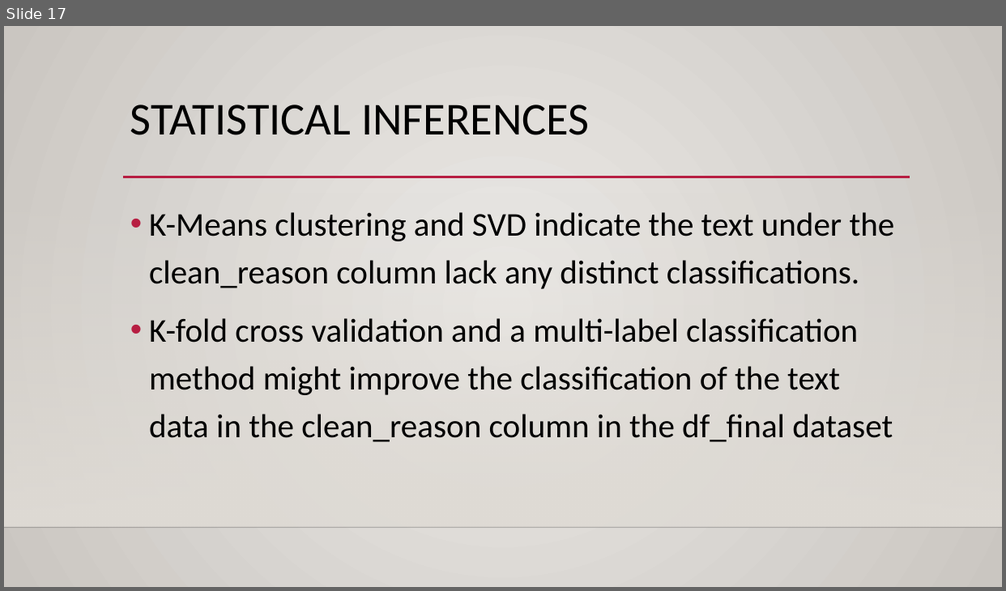
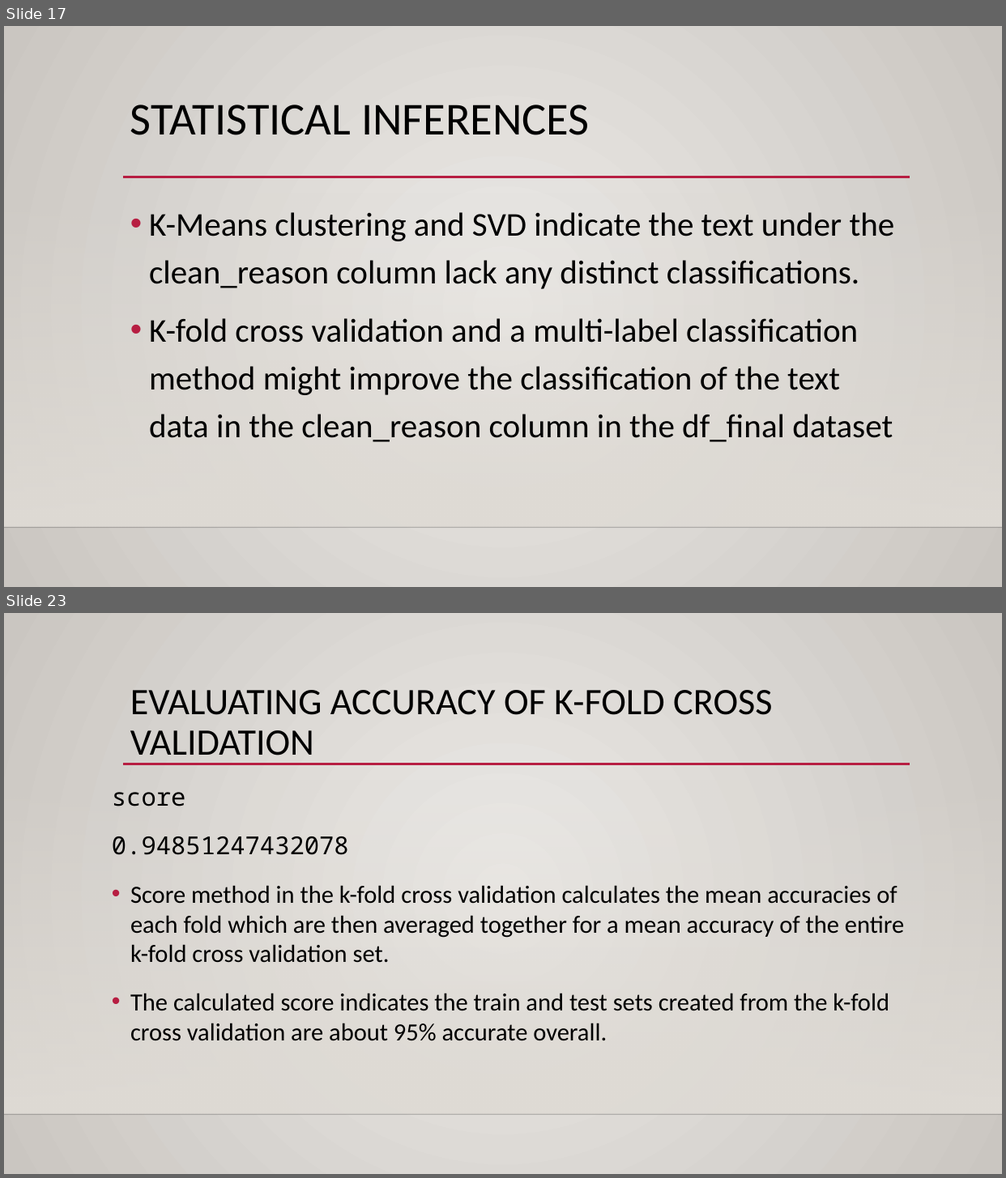
Before and after one commit to mlliu-github/Springboard-Data-Science-Career-Track, a slide deck: Capstone Project 1/Capstone Project 1 Presentation.pptx. Shown one above the other, each under a label of ours: slide 17 before the commit, slides 17 and 23 after it; the slides between them are not shown. The pictures are 1006x591 and 1006x1178 pixels, drawn with LibreOffice and Linux fonts; fonts in the diff are those of the drawing; background and template pictures are left out. Boxes give left, top, right and bottom in pixels: in the first picture for what was removed or moved away, otherwise in the second. Text is boxed around its words. In the diff, an @@ line names an element or a change of style, - is before the commit and + after.

```diff
--- a/Capstone Project 1/Capstone Project 1 Presentation.pptx
+++ b/Capstone Project 1/Capstone Project 1 Presentation.pptx
@@ slide 23 added at bbox=[4, 613, 1002, 1174], background gradient #ECEAE7 to #CAC7C1; not listed: 3 template elements that a slide beside it also shows @@
@@ title added at bbox=[130, 690, 772, 764], 36 pt, text #000000 @@
+EVALUATING ACCURACY OF K-FOLD CROSS VALIDATION
@@ text added at bbox=[112, 792, 904, 1041], 23.8 pt, text #000000 @@
+score
+0.94851247432078
+• Score method in the k-fold cross validation calculates the mean accuracies of each fold which are then averaged together for a mean accuracy of the entire k-fold cross validation set.
+• The calculated score indicates the train and test sets created from the k-fold cross validation are about 95% accurate overall.
```
Also in this commit, not shown: 19 other slides added.
